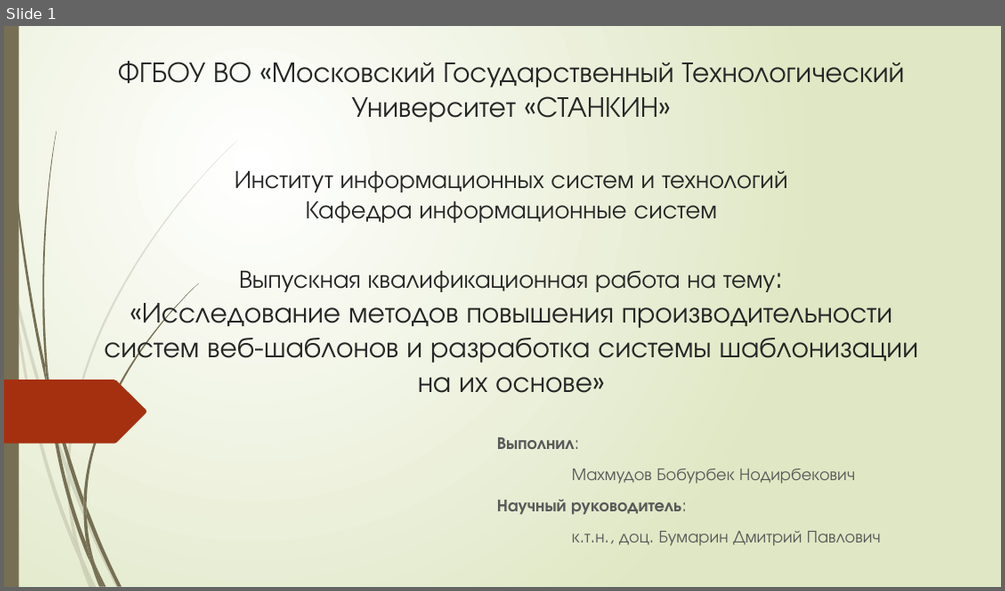
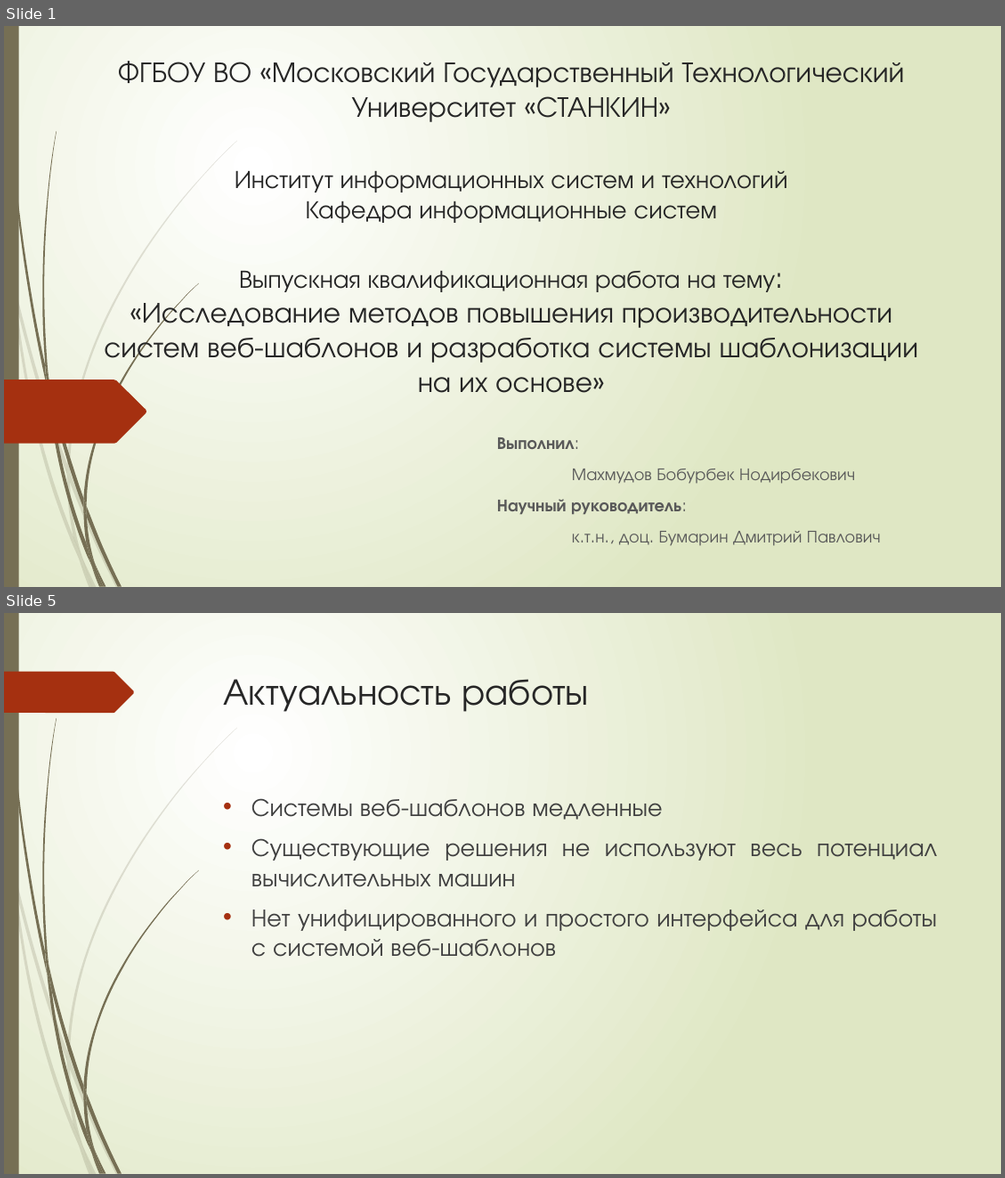
Before and after one commit to bobs4462/tachyon, a slide deck: docs/Презентация ВКР.pptx. Shown one above the other, each under a label of ours: slide 1 before the commit, slides 1 and 5 after it; the slides between them are not shown. The pictures are 1005x591 and 1005x1178 pixels, drawn with LibreOffice and Linux fonts; fonts in the diff are those of the drawing. Boxes give left, top, right and bottom in pixels: in the first picture for what was removed or moved away, otherwise in the second. Text is boxed around its words. In the diff, an @@ line names an element or a change of style, - is before the commit and + after.

```diff
--- a/docs/Презентация ВКР.pptx
+++ b/docs/Презентация ВКР.pptx
@@ slide 5 added at (4,613,1001,1174), background gradient #FFFFFF to #DFE8C4; not listed: 23 template elements that a slide beside it also shows @@
@@ freeform shape added at (4,672,134,713), fill #A53010 @@
@@ title added at (224,679,589,712), 36 pt, text #262626 @@
+Актуальность работы
@@ text added at (251,798,937,957), 24 pt, text #404040 @@
+• Системы веб-шаблонов медленные
+• Существующие решения не используют весь потенциал вычислительных машин
+• Нет унифицированного и простого интерфейса для работы с системой веб-шаблонов
```
Also in this commit, not shown: 9 other slides added.
